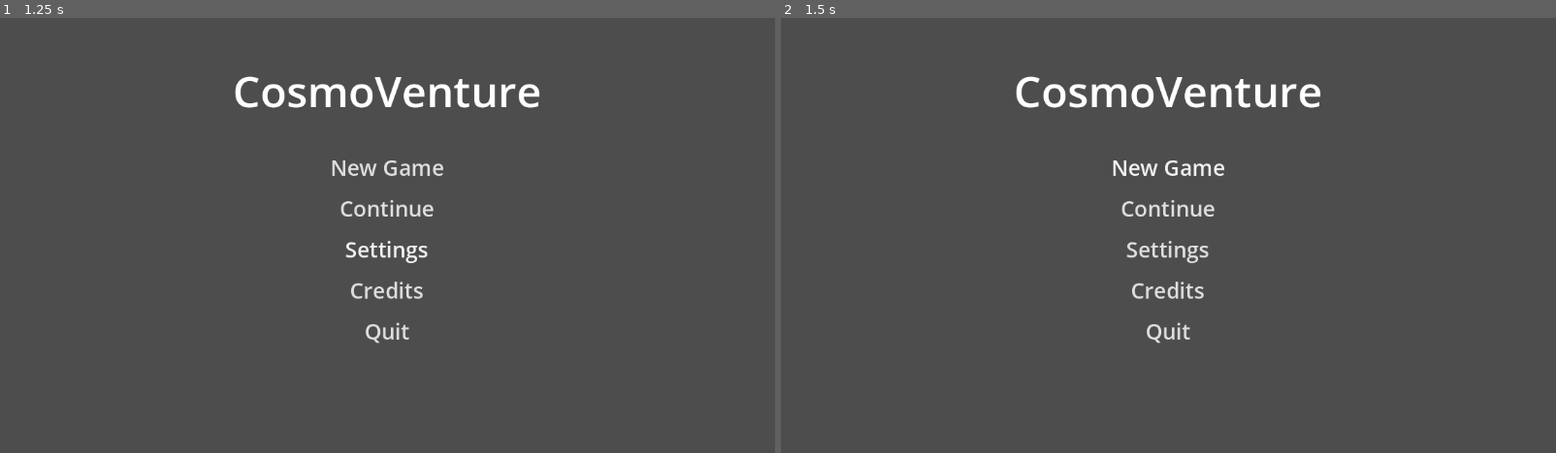
Above: before the commit, frames 1-2 (left to right).
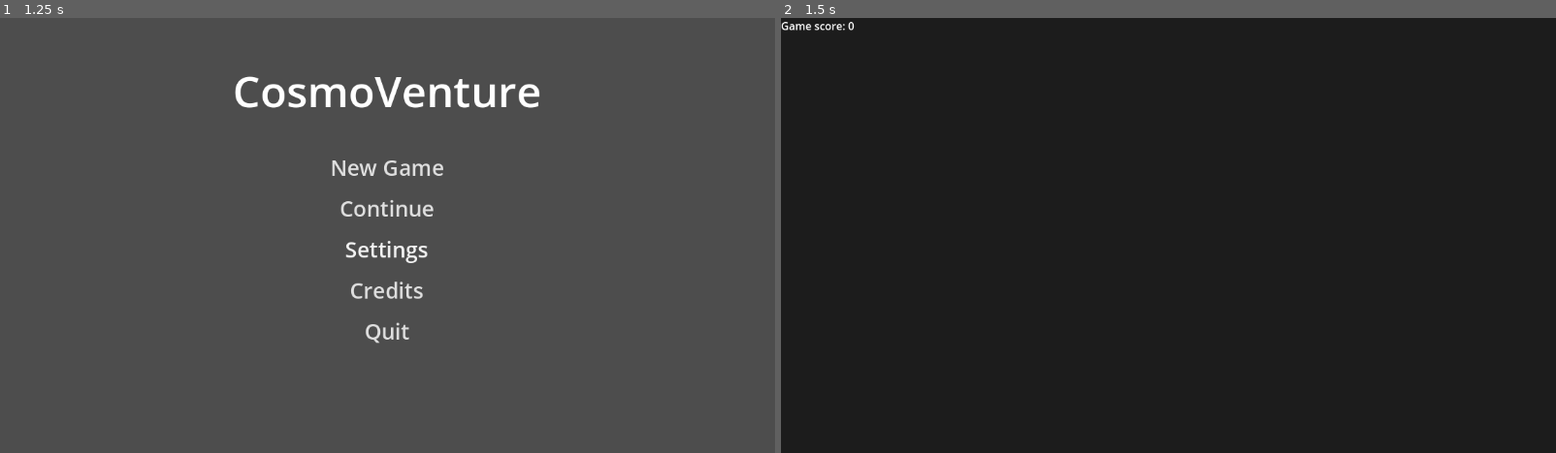
Above: after the commit, the same moments.

Repository: 100-Devs-1-Game/CosmoVenture
Game: Godot game, scene res://main.tscn
Two runs of this game, one before a commit and one after it. Both use one fixed random seed, a clock stepped at 60 frames per second and the inputs below.
Inputs:
- Up to frame 1 (1.25 s): click "Settings" at 0.5 s
- Up to frame 2 (1.5 s): click "New Game" at 1.25 s

Frame 1 is identical in both runs. In frame 2, 100% of the frame differs, in the area x 0-100%, y 0-100%.

Commit message:
Start game from menu.

Diff:
--- /dev/null
+++ b/src/game/game.gd
@@ -0,0 +1,11 @@
+class_name Game extends Control
+
+@export var data: GameData
+
+func _ready() -> void:
+	print("Game ready")
+	print("Score: " + str(data.score))
+	%Label.text = "Game score: " + str(data.score)
+
+func _process(delta: float) -> void:
+	%Label.text = "Game score: " + str(data.score)
--- a/src/game/game.tscn
+++ b/src/game/game.tscn
@@ -1,4 +1,6 @@
-[gd_scene format=3 uid="uid://cgd1x67pxpavn"]
+[gd_scene load_steps=2 format=3 uid="uid://cgd1x67pxpavn"]
+
+[ext_resource type="Script" uid="uid://d1pro72fdayqf" path="res://game/game.gd" id="1_l1rk1"]
 
 [node name="Game" type="Control"]
 process_mode = 1
@@ -8,6 +10,7 @@
 anchor_bottom = 1.0
 grow_horizontal = 2
 grow_vertical = 2
+script = ExtResource("1_l1rk1")
 
 [node name="ColorRect" type="ColorRect" parent="."]
 layout_mode = 1
@@ -29,3 +32,10 @@
 theme_override_constants/margin_top = 16
 theme_override_constants/margin_right = 16
 theme_override_constants/margin_bottom = 16
+
+[node name="Label" type="Label" parent="."]
+unique_name_in_owner = true
+layout_mode = 0
+offset_right = 40.0
+offset_bottom = 23.0
+text = "Game Score: -1"
--- a/src/main.gd
+++ b/src/main.gd
@@ -1,4 +1,5 @@
 extends Node
+
 
 enum GameState {
 	OPENED, ## Game is inside main menu, not yet started.
@@ -6,27 +7,51 @@
 	PAUSED, ## Game has been started and is paused.
 }
 
+
 @onready var game_state := GameState.OPENED
 @onready var save_manager := SaveManager.new()
 @onready var data: GameData
 
 
+var game_scene = preload("res://game/game.tscn")
+var game: Game
+
+
 func _ready() -> void:
+	_show_menu()
+
+
+func _start_game() -> void:
+	game = game_scene.instantiate()
+	game.data = data
+	%MainMenu.hide()
+	game_state = GameState.STARTED
+	add_child(game)
+
+
+func _show_menu() -> void:
 	if game_state == GameState.OPENED:
 		%NewGameButton.show()
 		%SaveButton.hide()
 	else:
 		%NewGameButton.hide()
 		%SaveButton.show()
+	%MainMenu.show()
+
+
+
+###### Menu Button signal handlers
 
 
 func _on_new_game_button_pressed() -> void:
 	data = GameData.new()
+	_start_game()
 
 
 func _on_continue_button_pressed() -> void:
 	if game_state == GameState.OPENED:
 		data = save_manager.load()
+		_start_game()
 	else:
 		_handle_pause_input()
 
@@ -36,6 +61,9 @@
 
 
 func _on_settings_button_pressed() -> void:
+	# TODO: Remove
+	if data != null:
+		data.score += 1
 	pass # Replace with function body.
 
 
@@ -46,6 +74,9 @@
 func _on_quit_button_pressed() -> void:
 	get_tree().quit()
 
+
+
+###### Unhandled (pause) handler
 
 func _unhandled_input(event: InputEvent) -> void:
 	if event.is_action_pressed("pause"):
@@ -59,9 +90,13 @@
 			pass
 		GameState.STARTED:
 			get_tree().paused = true
-			%MainMenu.show()
+			game_state = GameState.PAUSED
+			_show_menu()
+			game.hide()
 		GameState.PAUSED:
 			get_tree().paused = false
+			game_state = GameState.STARTED
 			%MainMenu.hide()
+			game.show()
 		_:
 			print("Unhandled state " + str(game_state))
--- a/src/main.tscn
+++ b/src/main.tscn
@@ -47,6 +47,7 @@
 script = ExtResource("1_ig7tw")
 
 [node name="MainMenu" type="Control" parent="."]
+unique_name_in_owner = true
 process_mode = 3
 z_index = 1
 layout_mode = 3
Not shown, added: src/game/game.gd.uid
